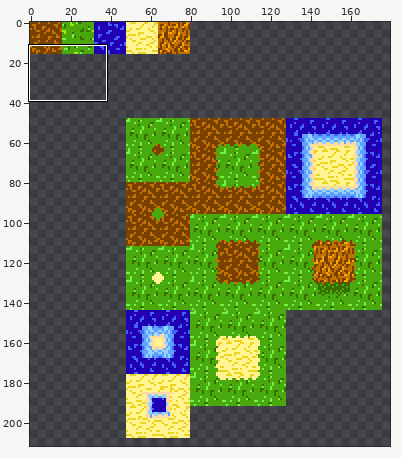
File history of a sprite sheet, assets/tiles/new_tiles.png. Above: a wide view before the commit, with the close-up outlined.
Close-up. As it was:
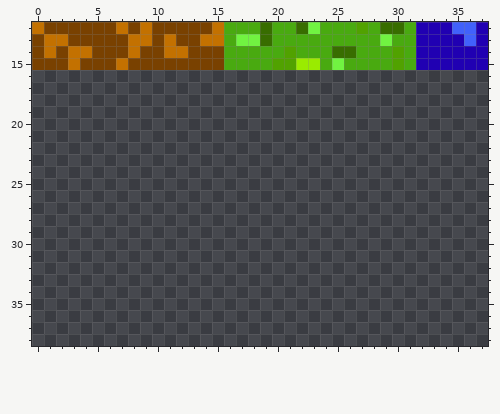
The file is 320x240 pixels. Colours within 5 levels of each other are drawn and written as one. Shown: x 0..37, y 12..38. The wide view leaves out empty margins.
Once edited:
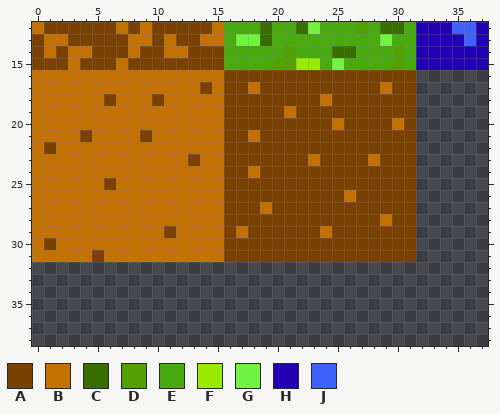
Palette (. is transparent): A #794100  B #c37100  C #386d00  D #51a200  E #49aa10  F #9aeb00  G #71f341  H #2000b2  J #4161fb
The exact change:
@@ x 0..37 @@
 15 AAABAAABAAAAAAAAEEEEDDFFEGEEEEDEHHHHHH
-16 ......................................
-17 ......................................
-18 ......................................
-19 ......................................
-20 ......................................
-21 ......................................
-22 ......................................
-23 ......................................
-24 ......................................
-25 ......................................
-26 ......................................
-27 ......................................
-28 ......................................
-29 ......................................
-30 ......................................
-31 ......................................
+16 BBBBBBBBBBBBBBBBAAAAAAAAAAAAAAAA......
+17 BBBBBBBBBBBBBBABAABAAAAAAAAAABAA......
+18 BBBBBBABBBABBBBBAAAAAAAABAAAAAAA......
+19 BBBBBBBBBBBBBBBBAAAAABAAAAAAAAAA......
+20 BBBBBBBBBBBBBBBBAAAAAAAAABAAAABA......
+21 BBBBABBBBABBBBBBAABAAAAAAAAAAAAA......
+22 BABBBBBBBBBBBBBBAAAAAAAAAAAAAAAA......
+23 BBBBBBBBBBBBBABBAAAAAAABAAAABAAA......
+24 BBBBBBBBBBBBBBBBAABAAAAAAAAAAAAA......
+25 BBBBBBABBBBBBBBBAAAAAAAAAAAAAAAA......
+26 BBBBBBBBBBBBBBBBAAAAAAAAAABAAAAA......
+27 BBBBBBBBBBBBBBBBAAABAAAAAAAAAAAA......
+28 BBBBBBBBBBBBBBBBAAAAAAAAAAAAABAA......
+29 BBBBBBBBBBBABBBBABAAAAAABAAAAAAA......
+30 BABBBBBBBBBBBBBBAAAAAAAAAAAAAAAA......
+31 BBBBBABBBBBBBBBBAAAAAAAAAAAAAAAA......
 32 ......................................
